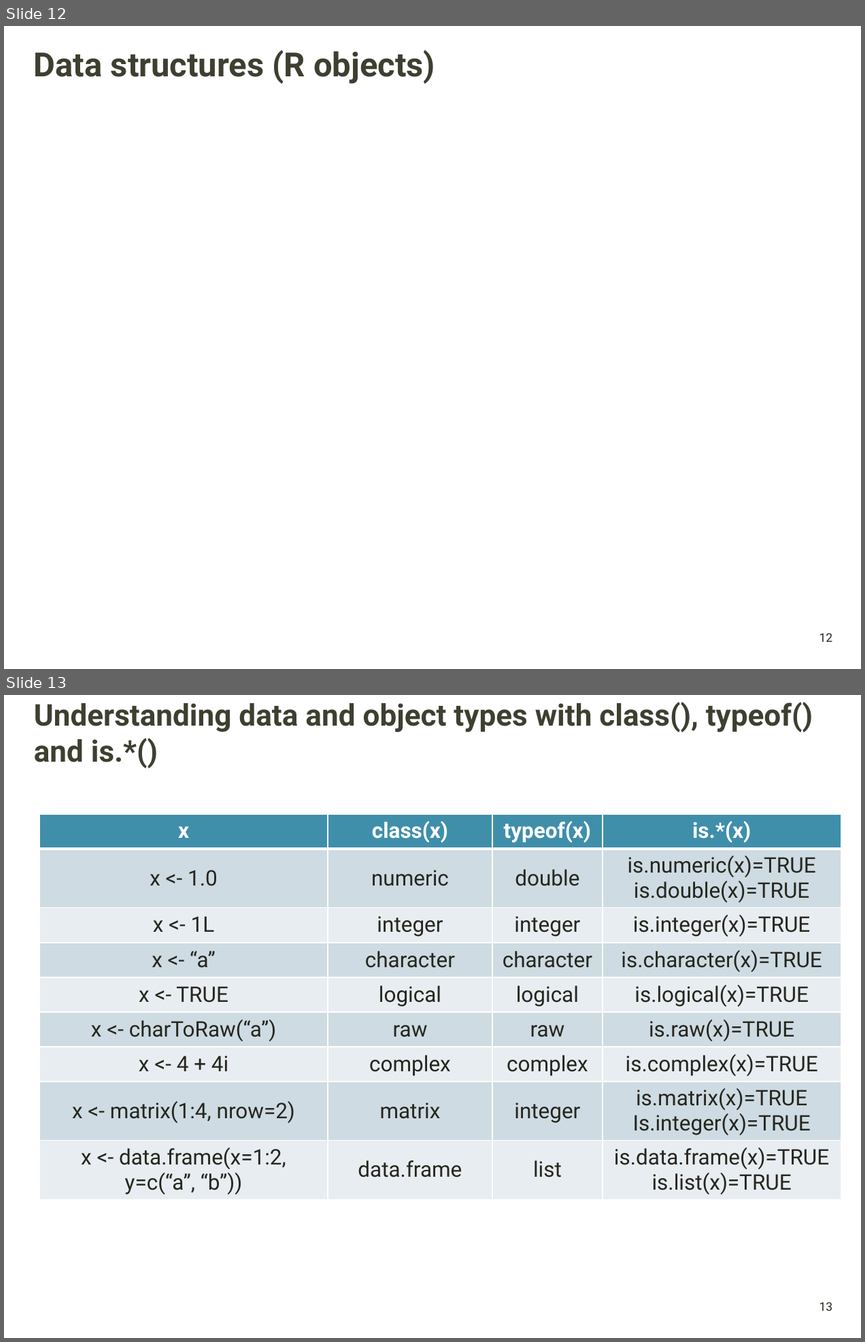
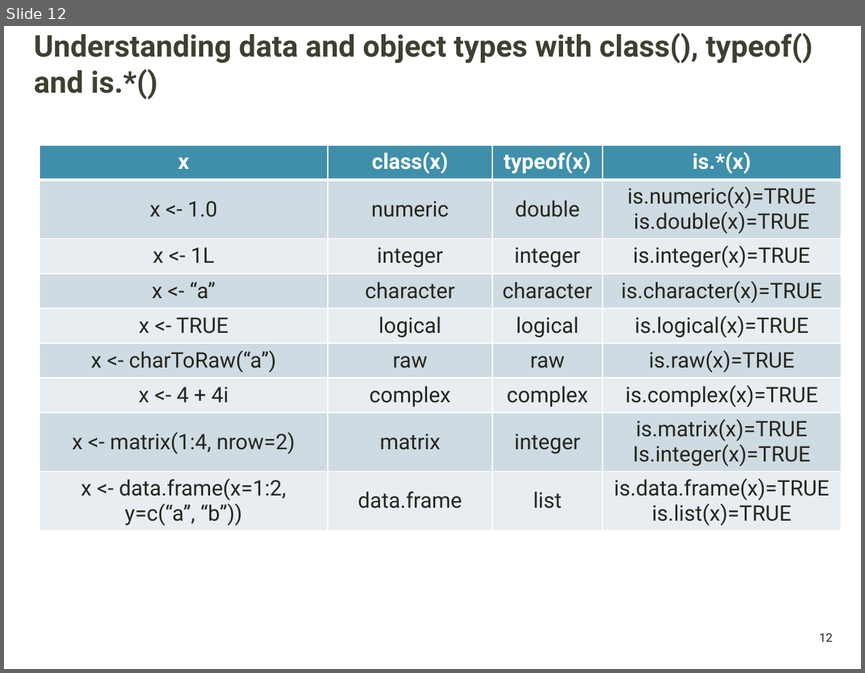
Before and after one commit to griffithlab/gen-viz-lectures, a slide deck: GenViz_Module2_Lecture.pptx. Shown one above the other, each under a label of ours: slides 12 and 13 before the commit, slide 12 after it. The pictures are 865x1342 and 865x673 pixels, drawn with LibreOffice and Linux fonts; fonts in the diff are those of the drawing; background and template pictures are left out. Boxes give left, top, right and bottom in pixels: in the first picture for what was removed or moved away, otherwise in the second. Text is boxed around its words. In the diff, an @@ line names an element or a change of style, - is before the commit and + after.

```diff
--- a/GenViz_Module2_Lecture.pptx
+++ b/GenViz_Module2_Lecture.pptx
@@ slide 12 removed at <box>4,26,861,669</box>, background picture (left out); not listed: 1 template element that a slide beside it also shows @@
@@ title removed at <box>34,50,435,84</box> @@
-Data structures (R objects)
@@ what was slide 13 is now slide 12 @@
@@ page number at <box>819,633,833,641</box>: text changed @@
-13
+12
```
Also in this commit, not shown: 9 slides changed, 9 slides added, 10 other slides removed, 2 other files.
